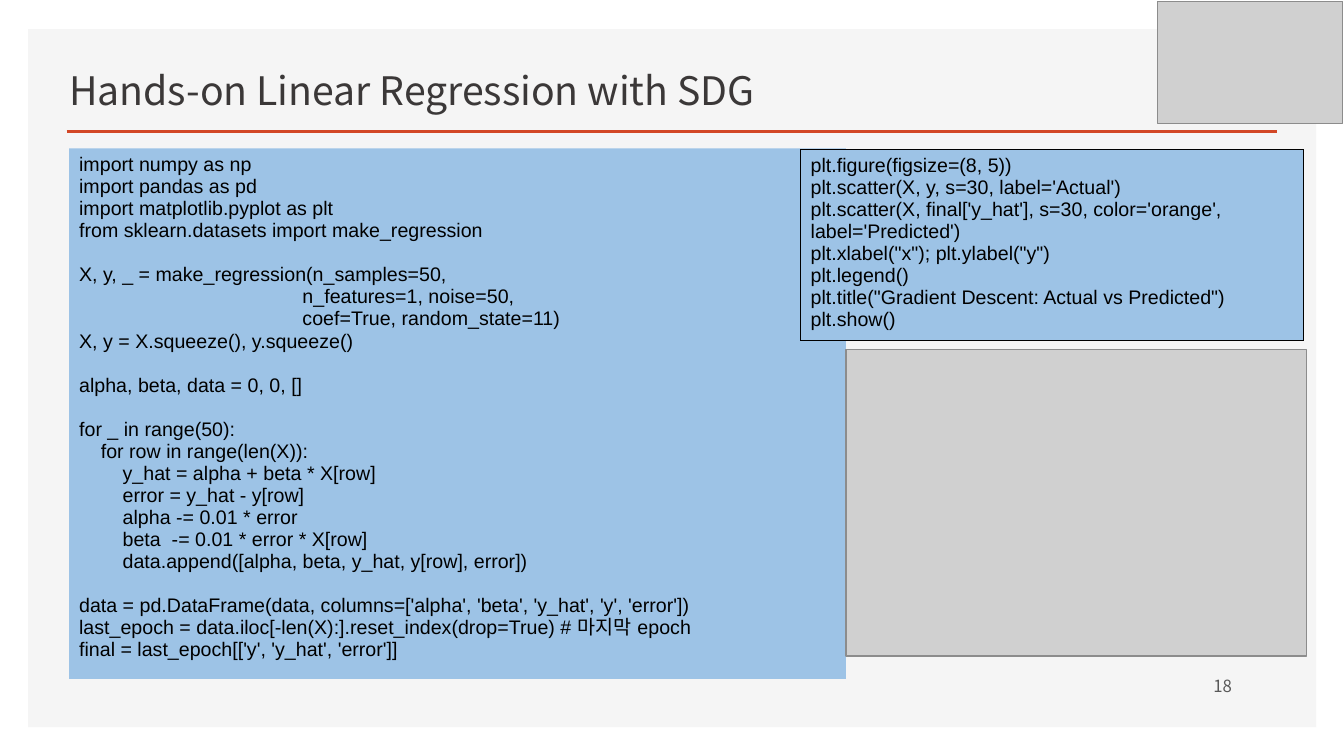
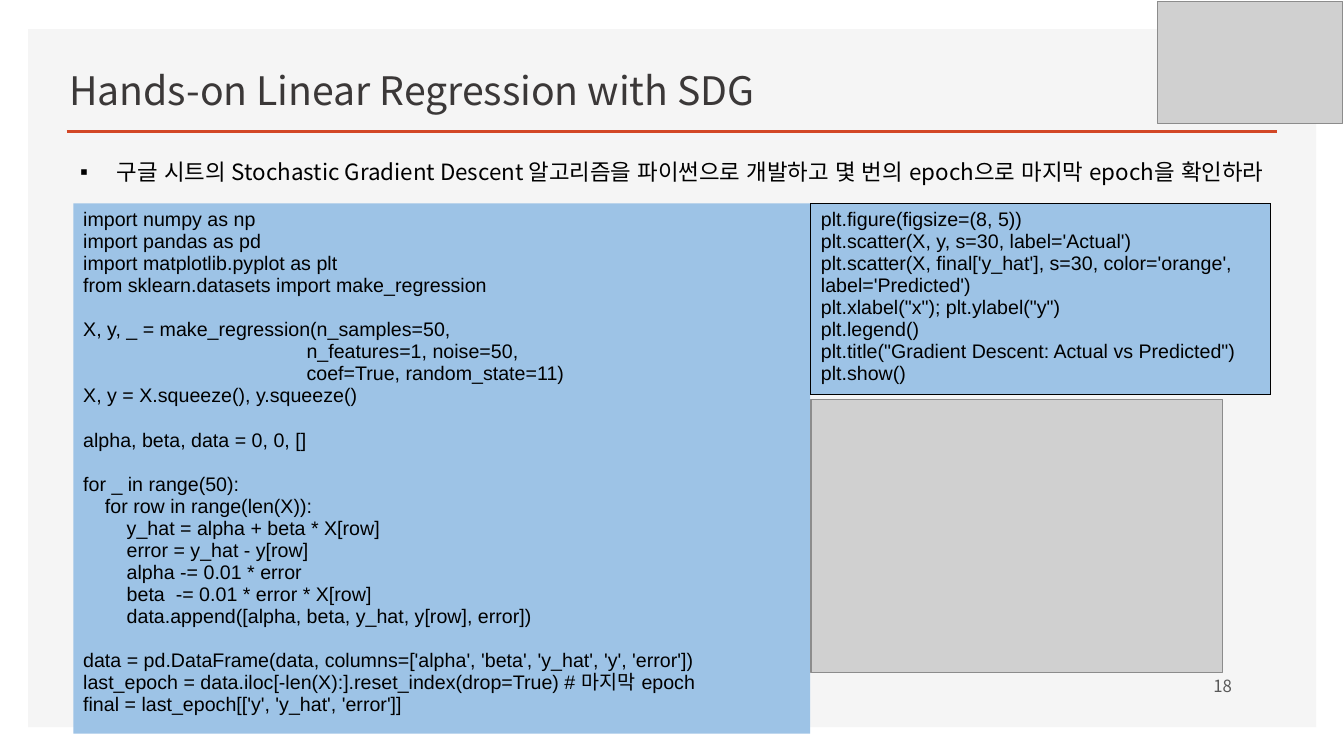
Before and after one commit to ancestor9/mathematics-for-machine-learning, a slide deck: slide 18 of Linear_Algebra/w4_Perceptron_Regression.pptx. Drawn at 1344x756 pixels with LibreOffice and Linux fonts; fonts in the diff are those of the drawing; grey boxes stand for pictures; background and template pictures are left out. Boxes give left, top, right and bottom in pixels: in the first picture for what was removed or moved away, otherwise in the second. Text is boxed around its words. In the diff, an @@ line names an element or a change of style, - is before the commit and + after.

```diff
--- a/Linear_Algebra/w4_Perceptron_Regression.pptx
+++ b/Linear_Algebra/w4_Perceptron_Regression.pptx
@@ text added at (117, 161, 1263, 185), 16 pt, text #000000 @@
+▪ 구글 시트의 Stochastic Gradient Descent 알고리즘을 파이썬으로 개발하고 몇 번의 epoch으로 마지막 epoch을 확인하라
@@ rectangle "import numpy as np": place and size @@
-rectangle "import numpy as np" at (70, 148, 847, 679)
+rectangle "import numpy as np" at (74, 204, 811, 734)
@@ rectangle "plt.figure(figsize=(8, 5))": place and size @@
-rectangle "plt.figure(figsize=(8, 5))" at (801, 149, 1304, 341)
+rectangle "plt.figure(figsize=(8, 5))" at (812, 204, 1271, 395)
@@ picture: place and size @@
-picture at (846, 350, 1307, 656)
+picture at (812, 399, 1223, 673)
```
Also in this commit, not shown: 10 other slides changed, 2 slides added.
